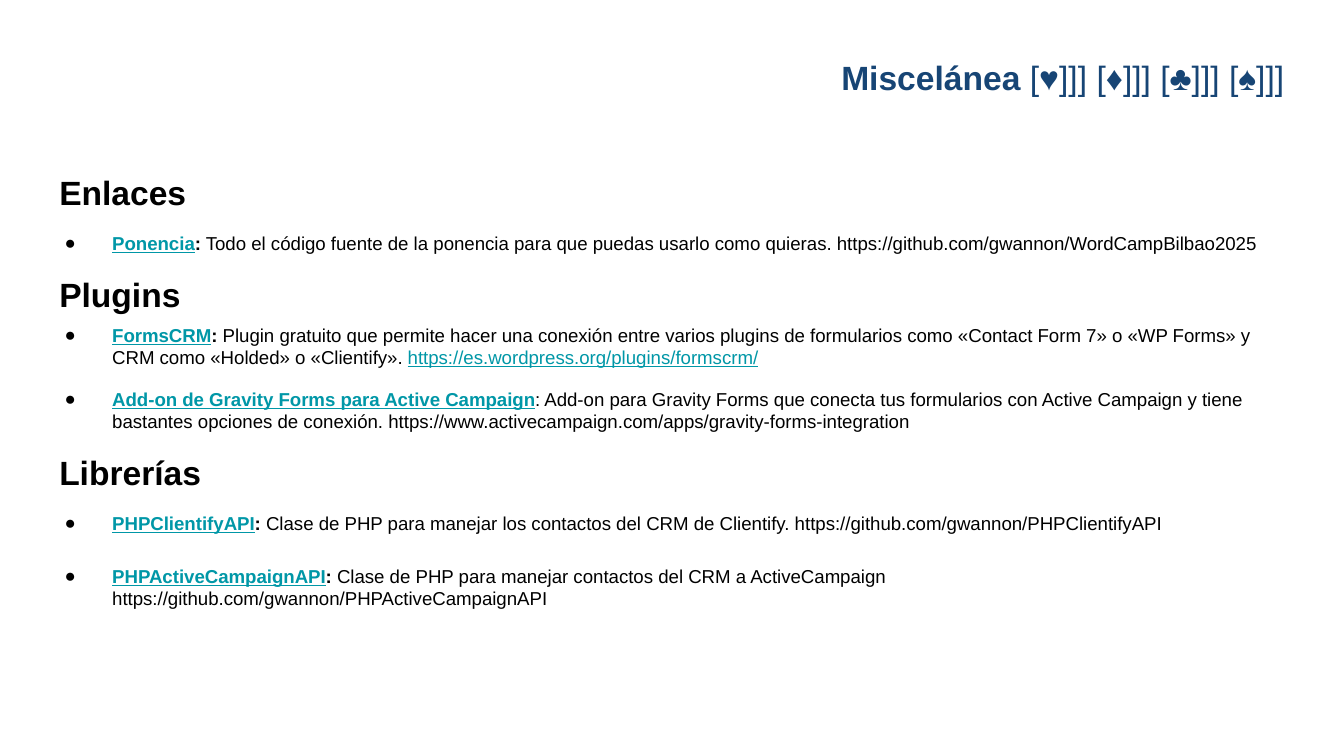
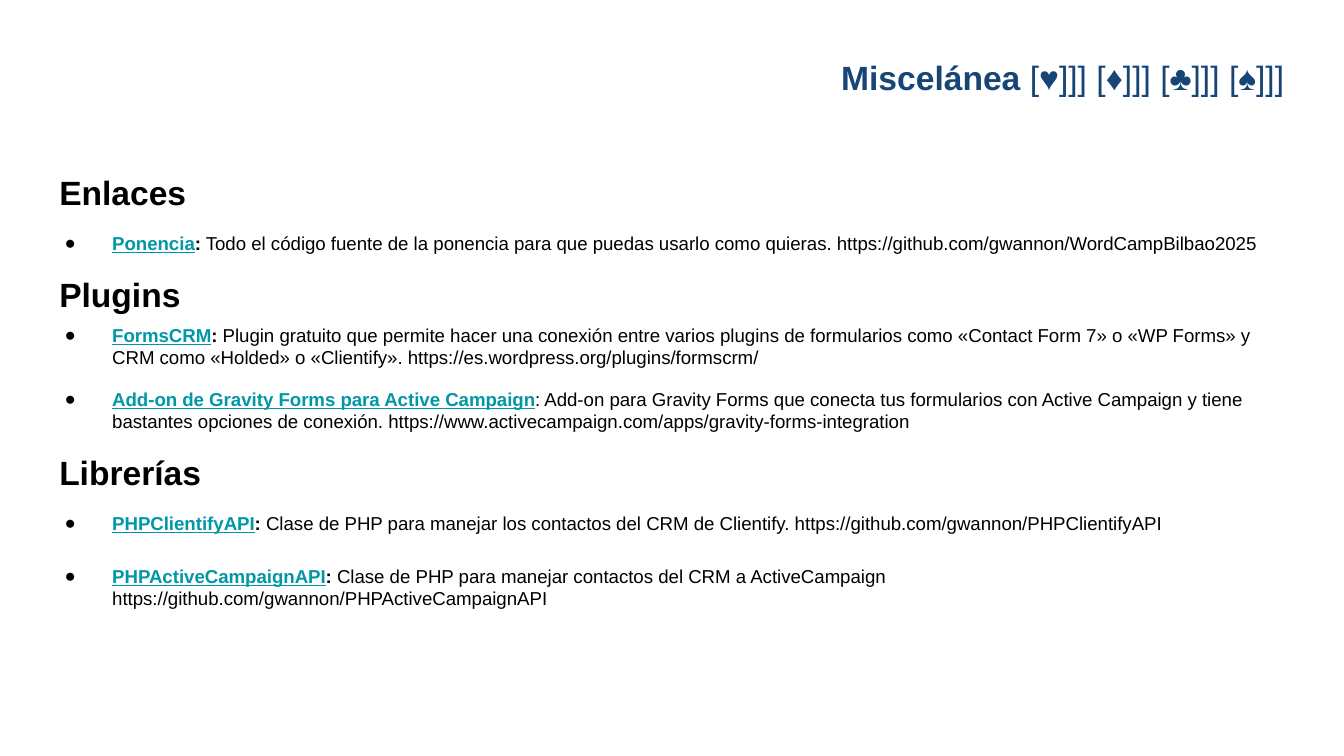
Before and after one commit to gwannon/WordCampBilbao2025, a slide deck: slide 20 of WCBIO25_Jorge-Monclus.pptx. Drawn at 1344x756 pixels with LibreOffice and Linux fonts; fonts in the diff are those of the drawing; background and template pictures are left out. Boxes give left, top, right and bottom in pixels: in the first picture for what was removed or moved away, otherwise in the second. Text is boxed around its words. In the diff, an @@ line names an element or a change of style, - is before the commit and + after.

```diff
--- a/WCBIO25_Jorge-Monclus.pptx
+++ b/WCBIO25_Jorge-Monclus.pptx
@@ text at (x1=112, y1=328, x2=1250, y2=368): text colour #0097A7 to #000000, underline off in "https://es.wordpress.org/plugins/formscrm/" @@
```
Also in this commit, not shown: 11 other slides changed, 2 other files.
